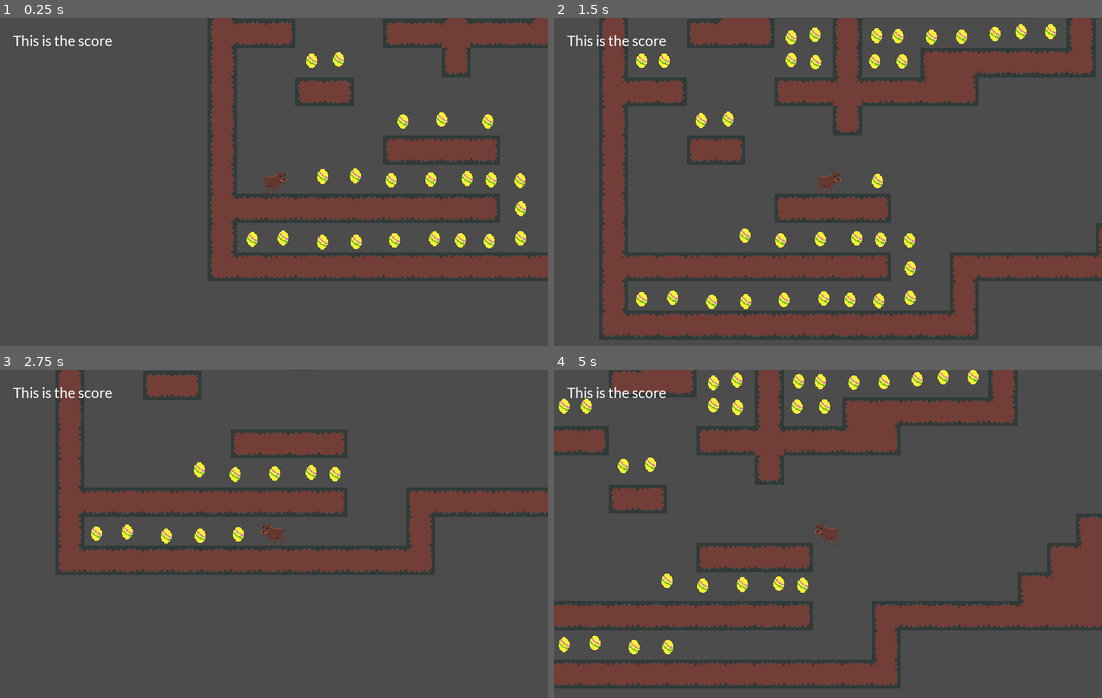
Above: before the commit, frames 1-4 (two rows, left to right).
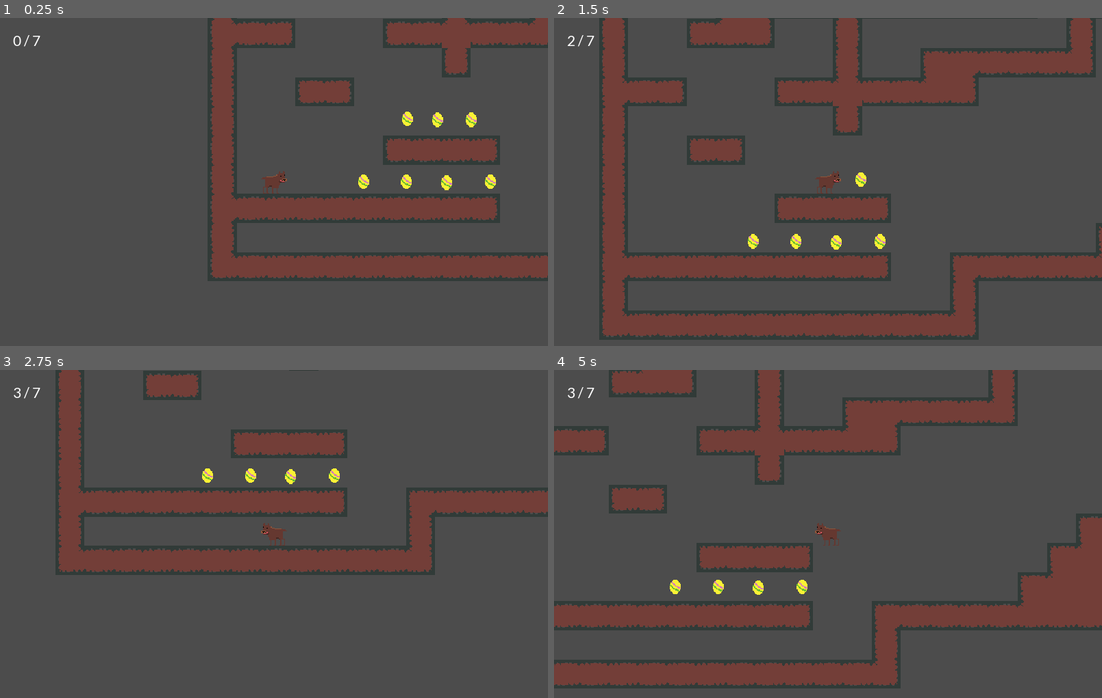
Above: after the commit, the same moments.

Repository: CalebKelly97/Easter-King
Game: Godot game, scene res://MainLevel.tscn
Two runs of this game, one before a commit and one after it. Both use one fixed random seed, a clock stepped at 60 frames per second and the inputs below.
Inputs:
- Up to frame 1 (0.25 s): no input
- Up to frame 2 (1.5 s): hold Right (ui_right) from 0.53 s (still down); tap Space (Jump) at 0.77 s
- Up to frame 3 (2.75 s): tap Space (Jump) at 1.52 s; release Right (ui_right) at 2.03 s; hold Left (ui_left) from 2.03 s (still down)
- Up to frame 4 (5 s): release Left (ui_left) at 2.78 s; hold Right (ui_right) 2.78-4.28 s; tap Space (Jump) at 3.02, 3.77, 4.52 s; hold Left (ui_left) from 4.28 s (still down)

The runs differ from the first frame. In frame 1, 2.1% of the frame differs, in the area x 2-96%, y 5-71%; in frame 2, 2.8%, in the area x 2-92%, y 1-89%; in frame 3, 1.1%; in frame 4, 2.2%.

Commit message:
Got count working

Diff:
--- a/MainLevel.gd
+++ b/MainLevel.gd
@@ -11,6 +11,7 @@
 func _ready():
 	total = get_tree().get_nodes_in_group("Eggs").size();
 	eggsCollected = 0
+	$"Player/Camera2D/Game UI/Score".text = "0 / " + str(total)
 
 
 # Called every frame. 'delta' is the elapsed time since the previous frame.
@@ -20,6 +21,6 @@
 
 func _on_Egg_Count():
 	print("count")
-	eggsCollected += 0
-	$"Player/Camera2D/Game UI/Score".text = str(eggsCollected)
+	eggsCollected += 1
+	$"Player/Camera2D/Game UI/Score".text = str(eggsCollected) + " / " + str(total)
 	pass # Replace with function body.
--- a/MainLevel.tscn
+++ b/MainLevel.tscn
@@ -497,200 +497,29 @@
 [node name="Eggs" type="Node2D" parent="."]
 
 [node name="Egg" parent="Eggs" instance=ExtResource( 3 )]
-position = Vector2( 658.657, -309.768 )
+position = Vector2( 216.657, 205.232 )
 
 [node name="Egg2" parent="Eggs" instance=ExtResource( 3 )]
-position = Vector2( 700.986, -309.768 )
+position = Vector2( 249.657, 206.232 )
 
 [node name="Egg3" parent="Eggs" instance=ExtResource( 3 )]
-position = Vector2( 745.239, -311.692 )
+position = Vector2( 286.657, 206.232 )
 
 [node name="Egg4" parent="Eggs" instance=ExtResource( 3 )]
-position = Vector2( 778.588, -312.333 )
+position = Vector2( 307.657, 274.232 )
 
 [node name="Egg5" parent="Eggs" instance=ExtResource( 3 )]
-position = Vector2( 679.822, -339.911 )
+position = Vector2( 259.657, 275.232 )
 
 [node name="Egg6" parent="Eggs" instance=ExtResource( 3 )]
-position = Vector2( 725.357, -341.194 )
+position = Vector2( 215.657, 274.232 )
 
 [node name="Egg7" parent="Eggs" instance=ExtResource( 3 )]
-position = Vector2( 767.044, -341.835 )
-
-[node name="Egg8" parent="Eggs" instance=ExtResource( 3 )]
-position = Vector2( 748.445, -371.337 )
-
-[node name="Egg9" parent="Eggs" instance=ExtResource( 3 )]
-position = Vector2( 704.834, -370.054 )
-
-[node name="Egg10" parent="Eggs" instance=ExtResource( 3 )]
-position = Vector2( 725.998, -402.762 )
-
-[node name="Egg11" parent="Eggs" instance=ExtResource( 3 )]
-position = Vector2( 590.675, -311.692 )
-
-[node name="Egg12" parent="Eggs" instance=ExtResource( 3 )]
-position = Vector2( 559.891, -343.759 )
-
-[node name="Egg13" parent="Eggs" instance=ExtResource( 3 )]
-position = Vector2( 527.824, -364.923 )
-
-[node name="Egg14" parent="Eggs" instance=ExtResource( 3 )]
-position = Vector2( 486.778, -339.911 )
-
-[node name="Egg15" parent="Eggs" instance=ExtResource( 3 )]
-position = Vector2( 461.766, -307.844 )
-
-[node name="Egg16" parent="Eggs" instance=ExtResource( 3 )]
-position = Vector2( 461.766, -307.844 )
-
-[node name="Egg17" parent="Eggs" instance=ExtResource( 3 )]
-position = Vector2( 123.779, 268.722 )
-
-[node name="Egg18" parent="Eggs" instance=ExtResource( 3 )]
-position = Vector2( 159.627, 267.803 )
-
-[node name="Egg19" parent="Eggs" instance=ExtResource( 3 )]
-position = Vector2( 198.784, 272.95 )
-
-[node name="Egg20" parent="Eggs" instance=ExtResource( 3 )]
-position = Vector2( 242.17, 271.847 )
-
-[node name="Egg21" parent="Eggs" instance=ExtResource( 3 )]
-position = Vector2( 282.062, 270.744 )
-
-[node name="Egg22" parent="Eggs" instance=ExtResource( 3 )]
-position = Vector2( 308.167, 272.399 )
-
-[node name="Egg23" parent="Eggs" instance=ExtResource( 3 )]
-position = Vector2( 339.971, 273.134 )
-
-[node name="Egg24" parent="Eggs" instance=ExtResource( 3 )]
-position = Vector2( 340.89, 303.835 )
-
-[node name="Egg25" parent="Eggs" instance=ExtResource( 3 )]
-position = Vector2( 340.522, 336.374 )
-
-[node name="Egg26" parent="Eggs" instance=ExtResource( 3 )]
-position = Vector2( 306.329, 339.499 )
-
-[node name="Egg27" parent="Eggs" instance=ExtResource( 3 )]
-position = Vector2( 274.709, 338.58 )
-
-[node name="Egg28" parent="Eggs" instance=ExtResource( 3 )]
-position = Vector2( 246.214, 336.742 )
-
-[node name="Egg29" parent="Eggs" instance=ExtResource( 3 )]
-position = Vector2( 202.461, 338.58 )
-
-[node name="Egg30" parent="Eggs" instance=ExtResource( 3 )]
-position = Vector2( 160.546, 340.234 )
-
-[node name="Egg31" parent="Eggs" instance=ExtResource( 3 )]
-position = Vector2( 123.411, 340.602 )
-
-[node name="Egg32" parent="Eggs" instance=ExtResource( 3 )]
-position = Vector2( 80.5772, 336.006 )
-
-[node name="Egg33" parent="Eggs" instance=ExtResource( 3 )]
-position = Vector2( 46.7512, 337.661 )
-
-[node name="Egg34" parent="Eggs" instance=ExtResource( 3 )]
-position = Vector2( 46.7512, 337.661 )
-
-[node name="Egg35" parent="Eggs" instance=ExtResource( 3 )]
-position = Vector2( 111.775, 141.605 )
-
-[node name="Egg36" parent="Eggs" instance=ExtResource( 3 )]
-position = Vector2( 141.331, 140.127 )
-
-[node name="Egg37" parent="Eggs" instance=ExtResource( 3 )]
-position = Vector2( 211.773, 208.106 )
-
-[node name="Egg38" parent="Eggs" instance=ExtResource( 3 )]
-position = Vector2( 254.137, 206.136 )
-
-[node name="Egg39" parent="Eggs" instance=ExtResource( 3 )]
-position = Vector2( 304.875, 208.106 )
-
-[node name="Egg40" parent="Eggs" instance=ExtResource( 3 )]
-position = Vector2( 236.896, 77.5668 )
-
-[node name="Egg41" parent="Eggs" instance=ExtResource( 3 )]
-position = Vector2( 210.295, 75.1038 )
-
-[node name="Egg42" parent="Eggs" instance=ExtResource( 3 )]
-position = Vector2( 210.295, 50.4736 )
-
-[node name="Egg43" parent="Eggs" instance=ExtResource( 3 )]
-position = Vector2( 236.403, 47.518 )
-
-[node name="Egg44" parent="Eggs" instance=ExtResource( 3 )]
-position = Vector2( 71.3813, 76.089 )
-
-[node name="Egg45" parent="Eggs" instance=ExtResource( 3 )]
-position = Vector2( 46.7512, 76.089 )
-
-[node name="Egg46" parent="Eggs" instance=ExtResource( 3 )]
-position = Vector2( 112.267, 12.5433 )
-
-[node name="Egg47" parent="Eggs" instance=ExtResource( 3 )]
-position = Vector2( 154.139, -17.0129 )
-
-[node name="Egg48" parent="Eggs" instance=ExtResource( 3 )]
-position = Vector2( 201.921, -20.9537 )
-
-[node name="Egg49" parent="Eggs" instance=ExtResource( 3 )]
-position = Vector2( 242.807, -19.4759 )
-
-[node name="Egg50" parent="Eggs" instance=ExtResource( 3 )]
-position = Vector2( 272.856, -20.9537 )
-
-[node name="Egg51" parent="Eggs" instance=ExtResource( 3 )]
-position = Vector2( 298.964, -17.0129 )
-
-[node name="Egg52" parent="Eggs" instance=ExtResource( 3 )]
-position = Vector2( 330.983, -18.4907 )
-
-[node name="Egg53" parent="Eggs" instance=ExtResource( 3 )]
-position = Vector2( 364.48, -17.5055 )
-
-[node name="Egg54" parent="Eggs" instance=ExtResource( 3 )]
-position = Vector2( 397.484, -19.9685 )
-
-[node name="Egg55" parent="Eggs" instance=ExtResource( 3 )]
-position = Vector2( 430.981, -17.0129 )
-
-[node name="Egg56" parent="Eggs" instance=ExtResource( 3 )]
-position = Vector2( 464.478, -17.5055 )
-
-[node name="Egg57" parent="Eggs" instance=ExtResource( 3 )]
-position = Vector2( 494.527, 44.0698 )
-
-[node name="Egg58" parent="Eggs" instance=ExtResource( 3 )]
-position = Vector2( 462.015, 44.0698 )
-
-[node name="Egg59" parent="Eggs" instance=ExtResource( 3 )]
-position = Vector2( 433.444, 46.5328 )
-
-[node name="Egg60" parent="Eggs" instance=ExtResource( 3 )]
-position = Vector2( 396.992, 49.4884 )
-
-[node name="Egg61" parent="Eggs" instance=ExtResource( 3 )]
-position = Vector2( 363.987, 49.981 )
-
-[node name="Egg62" parent="Eggs" instance=ExtResource( 3 )]
-position = Vector2( 327.535, 48.9958 )
-
-[node name="Egg63" parent="Eggs" instance=ExtResource( 3 )]
-position = Vector2( 303.89, 48.5033 )
-
-[node name="Egg64" parent="Eggs" instance=ExtResource( 3 )]
-position = Vector2( 301.919, 76.5816 )
-
-[node name="Egg65" parent="Eggs" instance=ExtResource( 3 )]
-position = Vector2( 331.968, 76.5816 )
-
-[node name="Egg66" parent="Eggs" instance=ExtResource( 3 )]
-position = Vector2( 331.968, 76.5816 )
+position = Vector2( 168.657, 274.232 )
 [connection signal="Count" from="Eggs/Egg" to="." method="_on_Egg_Count"]
+[connection signal="Count" from="Eggs/Egg2" to="." method="_on_Egg_Count"]
+[connection signal="Count" from="Eggs/Egg3" to="." method="_on_Egg_Count"]
+[connection signal="Count" from="Eggs/Egg4" to="." method="_on_Egg_Count"]
+[connection signal="Count" from="Eggs/Egg5" to="." method="_on_Egg_Count"]
+[connection signal="Count" from="Eggs/Egg6" to="." method="_on_Egg_Count"]
+[connection signal="Count" from="Eggs/Egg7" to="." method="_on_Egg_Count"]
